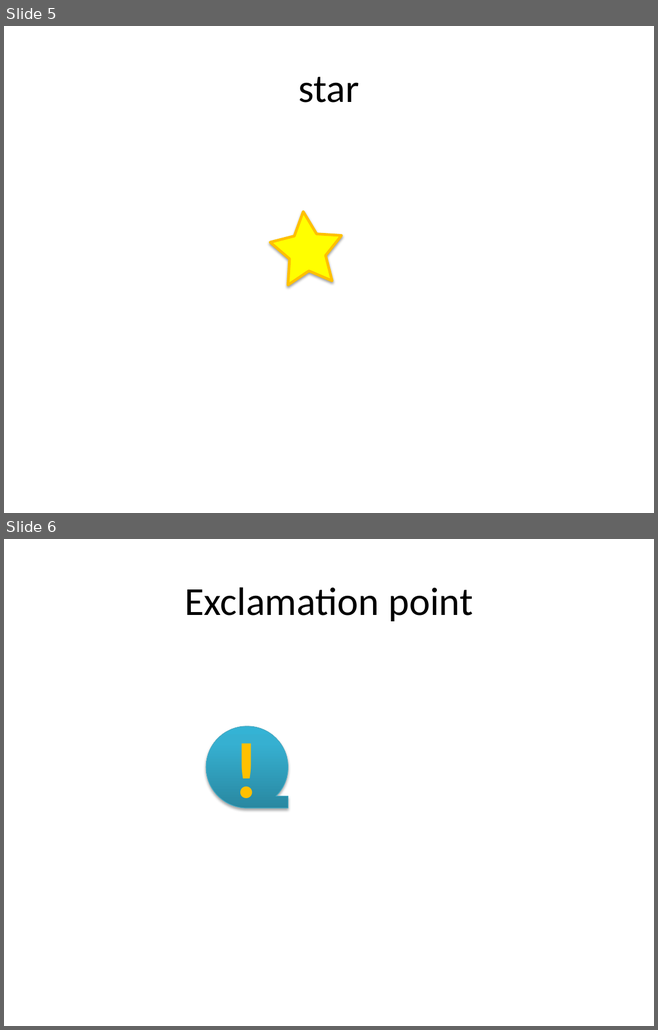
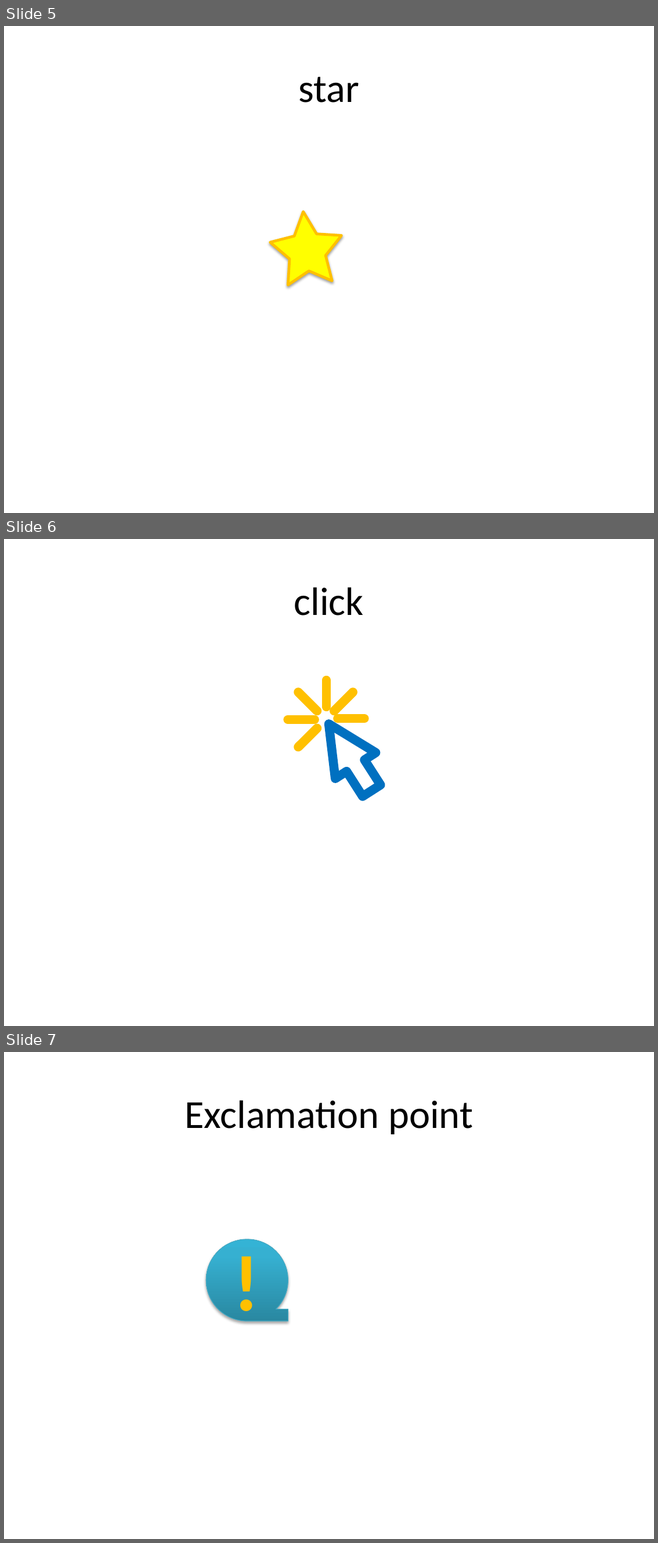
Before and after one commit to shawnzhangyx/OMICSPEDIA, a slide deck: bioinf_project/static/images/pics.pptx. Shown one above the other, each under a label of ours: slides 5 and 6 before the commit, slides 5, 6 and 7 after it. The pictures are 658x1030 and 658x1543 pixels, drawn with LibreOffice and Linux fonts; fonts in the diff are those of the drawing. Boxes give left, top, right and bottom in pixels: in the first picture for what was removed or moved away, otherwise in the second. Text is boxed around its words. In the diff, an @@ line names an element or a change of style, - is before the commit and + after.

```diff
--- a/bioinf_project/static/images/pics.pptx
+++ b/bioinf_project/static/images/pics.pptx
@@ slide 6 added at bbox=[4, 539, 654, 1026], background #FFFFFF @@
@@ title added at bbox=[294, 587, 364, 616], 44 pt, text #000000 @@
+click
@@ line added from (317, 711) to (298, 692), #FFC000 10 pt @@
@@ line added from (326, 707) to (326, 681), #FFC000 10 pt @@
@@ line added from (334, 711) to (353, 692), #FFC000 10 pt @@
@@ right arrow added at bbox=[308, 711, 392, 803], fill #FFFFFF, outline #0070C0 10 pt @@
@@ line added from (288, 719) to (314, 719), #FFC000 10 pt @@
@@ line added from (298, 747) to (317, 728), #FFC000 10 pt @@
@@ line added from (338, 718) to (364, 718), #FFC000 10 pt @@
@@ what was slide 6 is now slide 7 @@
```
Also in this commit, not shown: 10 other files.
